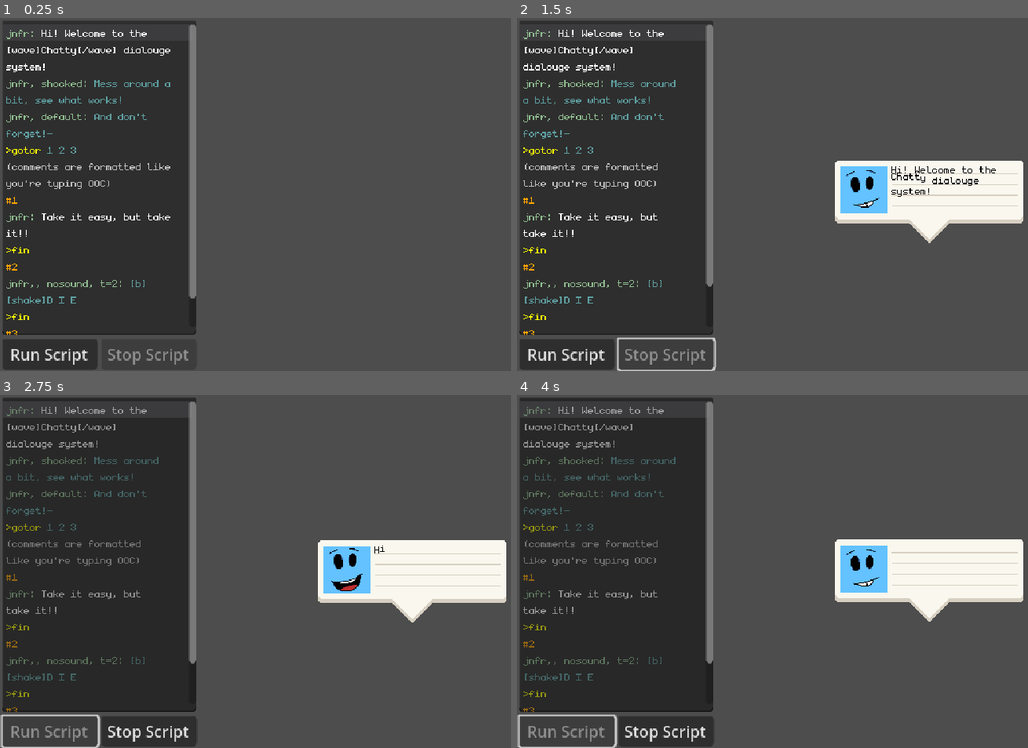
Above: before the commit, frames 1-4 (two rows, left to right).
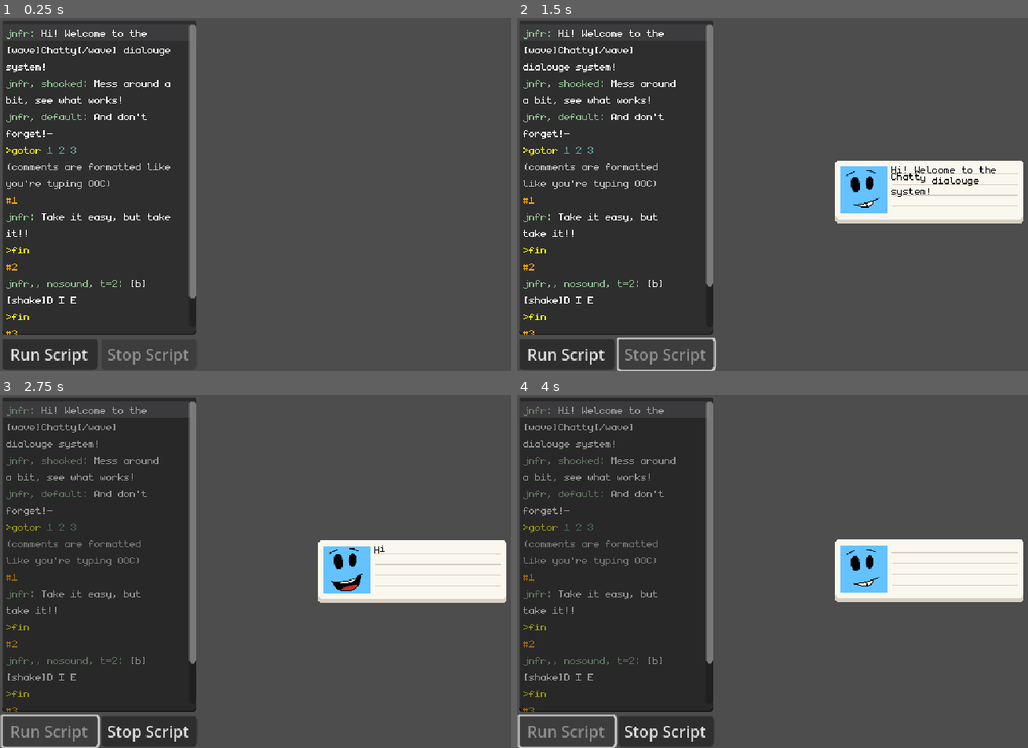
Above: after the commit, the same moments.

Repository: Sciman101/Chatty
Game: Godot game, scene res://scene/demo.tscn
The game is run twice, just before and just after one commit, with the same random seed, the same clock (stepped at 60 frames per second) and the same inputs.
Inputs:
- Up to frame 1 (0.25 s): no input
- Up to frame 2 (1.5 s): click "Run Script" at 0.5 s; click "Stop Script" at 1.25 s
- Up to frame 3 (2.75 s): click "Run Script" at 2 s
- Up to frame 4 (4 s): click "Stop Script" at 2.75 s; click "Run Script" at 3.5 s

The runs differ from the first frame. In frame 1, 0.4% of the frame differs, in the area x 1-34%, y 17-81%; in frame 2, 0.7%; in frame 3, 0.7%, in the area x 1-85%, y 17-81%; in frame 4, 0.7%.
Error in both runs: Invalid access to property or key 'frames' on a base object of type 'AnimatedSprite2D'. (res://scripts/chatty/speech_bubble.gd:86)

Commit message:
changed syuntax

Diff:
--- a/scene/demo.tscn
+++ b/scene/demo.tscn
@@ -20,7 +20,6 @@
 theme_override_constants/margin_bottom = 2
 
 [node name="VBoxContainer" type="VBoxContainer" parent="CanvasLayer/MarginContainer"]
-layout_mode = 2
 offset_left = 2.0
 offset_top = 2.0
 offset_right = 200.0
@@ -29,7 +28,6 @@
 
 [node name="DialougeInput" type="TextEdit" parent="CanvasLayer/MarginContainer/VBoxContainer"]
 texture_filter = 1
-layout_mode = 2
 offset_right = 198.0
 offset_bottom = 321.0
 grow_vertical = 2
@@ -56,21 +54,18 @@
 caret_blink = true
 
 [node name="HBoxContainer" type="HBoxContainer" parent="CanvasLayer/MarginContainer/VBoxContainer"]
-layout_mode = 2
 offset_top = 325.0
 offset_right = 198.0
 offset_bottom = 356.0
 alignment = 1
 
 [node name="Run" type="Button" parent="CanvasLayer/MarginContainer/VBoxContainer/HBoxContainer"]
-layout_mode = 2
 offset_right = 97.0
 offset_bottom = 31.0
 size_flags_horizontal = 3
 text = "Run Script"
 
 [node name="Stop" type="Button" parent="CanvasLayer/MarginContainer/VBoxContainer/HBoxContainer"]
-layout_mode = 2
 offset_left = 101.0
 offset_right = 198.0
 offset_bottom = 31.0
--- a/scene/speech_bubble.tscn
+++ b/scene/speech_bubble.tscn
@@ -1,11 +1,10 @@
-[gd_scene load_steps=11 format=3 uid="uid://6mmv842l2nqv"]
+[gd_scene load_steps=10 format=3 uid="uid://6mmv842l2nqv"]
 
 [ext_resource type="Script" path="res://scripts/chatty/speech_bubble.gd" id="1_jl81n"]
 [ext_resource type="Texture2D" uid="uid://heljunt50u68" path="res://graphics/speech_bubble.png" id="2_fjywy"]
 [ext_resource type="SpriteFrames" uid="uid://b8cxi2vptwohx" path="res://speakers/speaker_jnfr.tres" id="2_wboqa"]
 [ext_resource type="FontFile" uid="uid://bbnmo4grd6j5x" path="res://graphics/monogram.ttf" id="3_8txfa"]
 [ext_resource type="Script" path="res://scripts/text_effects/text_effect_appear.gd" id="5_ebamh"]
-[ext_resource type="Texture2D" uid="uid://c30x6n33dlb4u" path="res://graphics/tail.png" id="6_dvoxa"]
 [ext_resource type="Script" path="res://scripts/text_effects/text_effect_glitch.gd" id="6_lbiwn"]
 
 [sub_resource type="FontVariation" id="FontVariation_eku4v"]
@@ -53,18 +52,4 @@
 custom_effects = [SubResource("RichTextEffect_i80sp"), SubResource("RichTextEffect_eci5y")]
 visible_characters_behavior = 1
 
-[node name="@@16859" type="VScrollBar" parent="Graphic/Dialouge"]
-visible = false
-layout_mode = 1
-anchors_preset = 15
-anchor_right = 1.0
-anchor_bottom = 1.0
-max_value = 44.0
-step = 1.0
-page = 44.0
-
-[node name="Tail" type="Sprite2D" parent="Graphic"]
-position = Vector2(0, 40)
-texture = ExtResource("6_dvoxa")
-
 [node name="Timer" type="Timer" parent="."]
--- a/scripts/chatty/chatty.gd
+++ b/scripts/chatty/chatty.gd
@@ -58,7 +58,7 @@
 
 	current_dialouge_bubble.set_dialouge(event.dialouge)
 
-	if current_dialouge_bubble.speaker != event.speaker:
+	if current_dialouge_bubble.speaker != event.speaker and event.speaker != null:
 		current_dialouge_bubble.set_speaker(event.speaker)
 
 	if event.has('animation_name') and event.animation_name.length() > 0:
@@ -110,12 +110,16 @@
 	var lines = script_text.split("\n")
 	var idx : =0
 	for line in lines:
-		if line.length() > 0 and line[0] != '(':
+		if line.length() > 0:
 			_parse_line(line,idx)
 			idx += 1
 
 func _parse_line(line:String,event_index:int) -> void:
-	if line[0] == '>':
+	line = line.strip_edges()
+	if line[0] == '(':
+		# Do nothing, comment
+		pass
+	elif line[0] == '>':
 		# Parse action
 		line = line.substr(1)
 		var event = {
@@ -138,22 +142,50 @@
 		if colon_index == -1:
 			push_error("Malformed dialouge line: " + line)
 		else:
-			var params = Array(line.substr(0,colon_index).strip_edges().split(',')).map(func(item): return item.strip_edges().to_lower())
+			var params_string = line.substr(0,colon_index).strip_edges()
+
+			# Extract params
+			var comma_index = params_string.find(',')
+			var bracket_index = params_string.find('[')
+
+			var speaker_name = ''
+			var animation_name = ''
+			var args = []
+			if comma_index != -1:
+				if comma_index != 0:
+					speaker_name = params_string.substr(0,comma_index).strip_edges(false)
+				if bracket_index != -1:
+					animation_name = params_string.substr(comma_index+1,bracket_index-comma_index).strip_edges()
+				else:
+					animation_name = params_string.substr(comma_index+1).strip_edges(true,false)
+			elif bracket_index != -1:
+				speaker_name = params_string.substr(0,bracket_index).strip_edges(false)
+			else:
+				speaker_name = params_string
+
+			if bracket_index != -1:
+				if params_string[len(params_string)-1] != ']':
+					# parse error
+					pass
+				args = params_string.substr(bracket_index+1,len(params_string)-bracket_index-2).strip_edges().split(',')
+
 			var dialouge = line.substr(colon_index+1).strip_edges()
 
-			if not SpeakerLoader.speakers.has(params[0]):
-				push_error("Unknown speaker ",params[0])
+			if speaker_name != '' and not SpeakerLoader.speakers.has(speaker_name):
+				push_error("Unknown speaker ",speaker_name)
 				return
+			var speaker = null
+			if speaker_name != '':
+				speaker = SpeakerLoader.speakers[speaker_name]
 
 			var event = {
 				'type': &'dialouge',
-				'speaker': SpeakerLoader.speakers[params[0]],
+				'speaker': speaker,
+				'animation_name': animation_name,
+				'args': _parse_args(args),
 				'dialouge': dialouge
 			}
-			if params.size() > 1:
-				event['animation_name'] = params[1]
-			if params.size() > 2:
-				event['args'] = _parse_args(params.slice(2))
+			print(event)
 			script_events.append(event)
 
 func _parse_args(arg_list:Array) -> Dictionary:
--- a/scripts/chatty/chatty_syntax_highlighter.gd
+++ b/scripts/chatty/chatty_syntax_highlighter.gd
@@ -5,7 +5,7 @@
 
 func _get_line_syntax_highlighting(line_num:int) -> Dictionary:
 
-	var line = get_text_edit().text.split('\n')[line_num]
+	var line = get_text_edit().text.split('\n')[line_num].strip_edges()
 
 	if line.length() > 0:
 		if line[0] == '#':
@@ -27,9 +27,9 @@
 			else:
 				var colon_index = line.find(':')
 				var highlight = {0:{color=Color.DARK_SEA_GREEN},colon_index+1:{color=Color.WHITE}}
-				var comma_index = line.find(',')
-				if comma_index != -1 and comma_index < colon_index:
-					highlight[comma_index] = {color=Color.CADET_BLUE}
+				var bracket_index = line.find('[')
+				if bracket_index != -1 and bracket_index < colon_index:
+					highlight[bracket_index] = {color=Color.CADET_BLUE}
 				return highlight
 	else:
 		return {}
--- a/scripts/chatty/speech_bubble.gd
+++ b/scripts/chatty/speech_bubble.gd
@@ -6,14 +6,14 @@
 @onready var graphic : Sprite2D = $Graphic
 @onready var portrait : AnimatedSprite2D = $Graphic/Portrait
 @onready var dialouge_label : RichTextLabel = $Graphic/Dialouge
-@onready var tail : Sprite2D = $Graphic/Tail
+#@onready var tail : Sprite2D = $Graphic/Tail
 @onready var timer : Timer = $Timer
 @onready var fade_sfx : AudioStreamPlayer = $FadeInSound
 @onready var talk_sfx : AudioStreamPlayer = $TalkSoundPlayer
 
 const BUBBLE_MARGINS := Vector2(192/2 + 8,32 + 8)
-const BUBBLE_TAIL_Y_OFFSET := 48
-const BUBBLE_TAIL_X_LIMIT := 192/2 - 32
+#const BUBBLE_TAIL_Y_OFFSET := 48
+#const BUBBLE_TAIL_X_LIMIT := 192/2 - 32
 
 const DEFAULT_CHARACTER_DELAY := 0.05
 const DEFAULT_SPEECH_DELAY := 1
@@ -144,7 +144,7 @@
 
 func set_bubble_position(target_pos:Vector2) -> void:
 	target_pos.x = round(target_pos.x)
-	target_pos.y = round(target_pos.y) - BUBBLE_TAIL_Y_OFFSET
+	target_pos.y = round(target_pos.y)
 
 	var rect = get_viewport_rect()
 
@@ -159,9 +159,6 @@
 		rect.end.y - BUBBLE_MARGINS.y
 	)
 
-	var tail_x = target_pos.x - position.x
-	tail.position.x = clamp(tail_x,-BUBBLE_TAIL_X_LIMIT,BUBBLE_TAIL_X_LIMIT)
-
 func _set_visible_characters(num:int) -> void:
 	dialouge_label.visible_characters = num
 	dialouge_label.custom_effects[0].visible_characters = num
